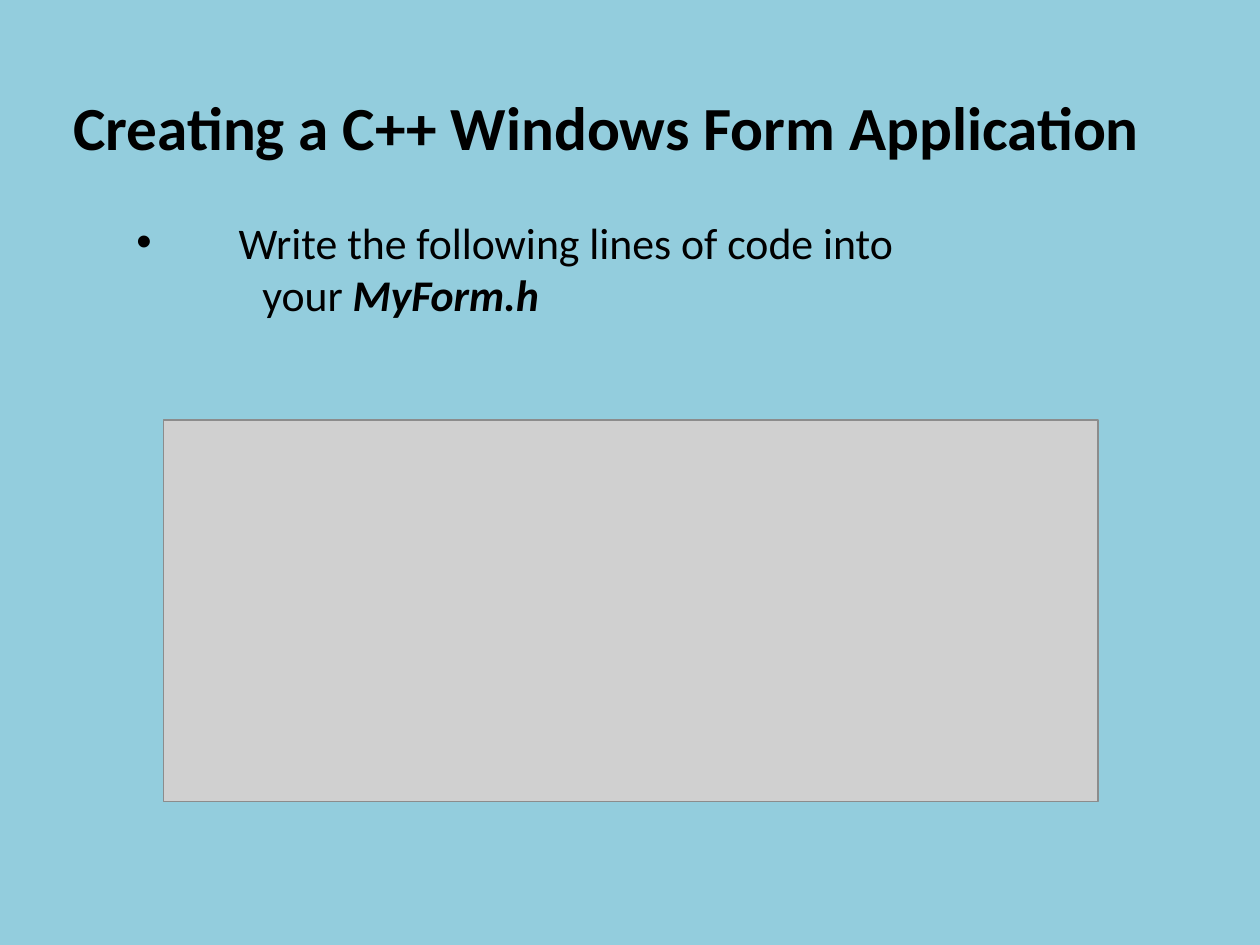
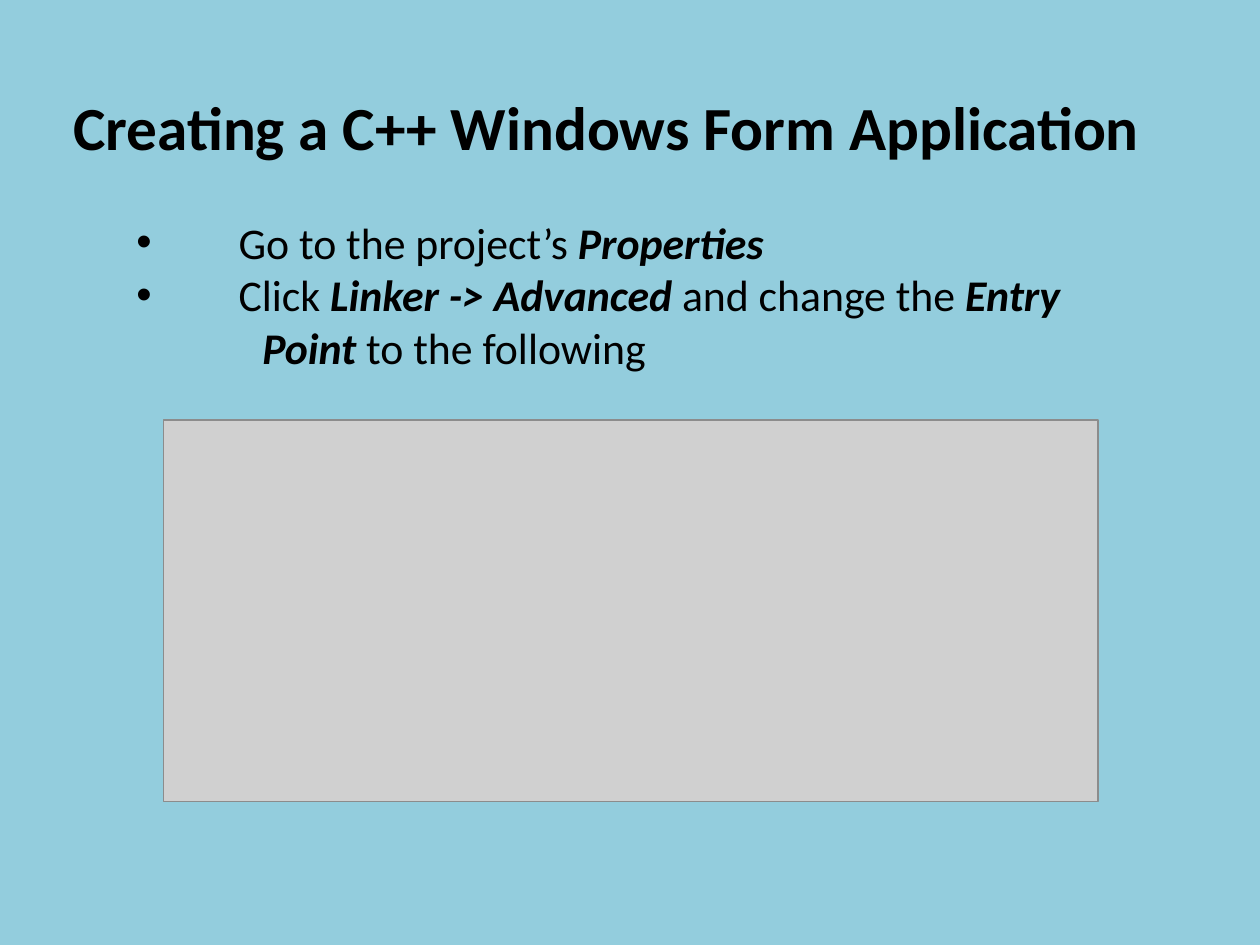
Before and after one commit to szetko/course-materials, a slide deck: slide 35 of Programming 4/01.1 Intro to C++ CLI/01.1 Intro to C++ CLI.pptx (slide 34 before the commit). Drawn at 1260x945 pixels with LibreOffice and Linux fonts; fonts in the diff are those of the drawing; grey boxes stand for pictures. Boxes give left, top, right and bottom in pixels: in the first picture for what was removed or moved away, otherwise in the second. Text is boxed around its words. In the diff, an @@ line names an element or a change of style, - is before the commit and + after.

```diff
--- a/Programming 4/01.1 Intro to C++ CLI/01.1 Intro to C++ CLI.pptx
+++ b/Programming 4/01.1 Intro to C++ CLI/01.1 Intro to C++ CLI.pptx
@@ text at box(239, 228, 1060, 372): text changed @@
-    • Write the following lines of code into
-    your MyForm.h
+    • Go to the project’s Properties
+    • Click Linker -> Advanced and change the Entry
+    Point to the following
```
Also in this commit, not shown: 4 other slides changed, 1 slide added, 10 other files.
